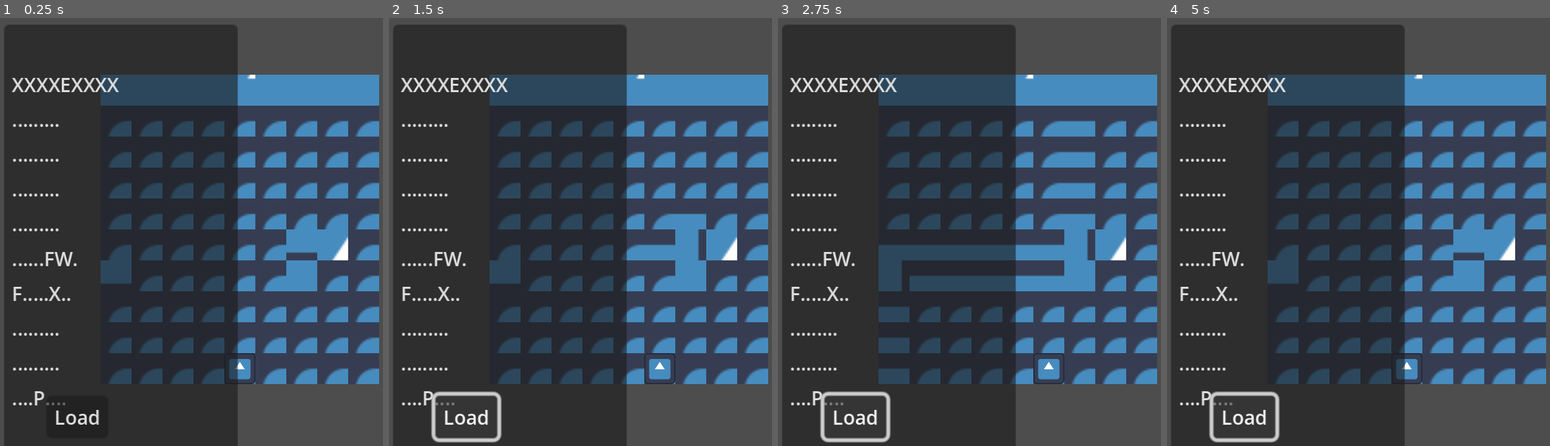
Above: before the commit, frames 1-4 (left to right).
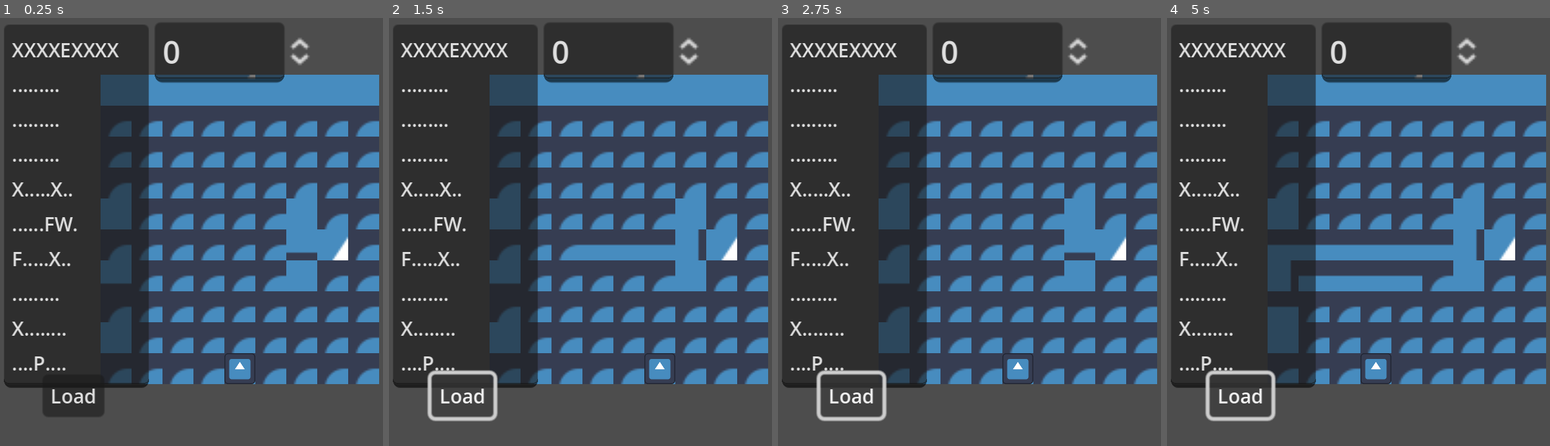
Above: after the commit, the same moments.

Repository: lucaspoffo/LD54
Game: Godot game, scene res://Game.tscn
Same seed, same stepped clock (60 frames per second), same inputs: the game is played once before the commit and once after it. The engine's default icon, where the game draws it, is replaced by a stand-in: a white triangle on a blue panel in a dark square.
Inputs:
- Up to frame 1 (0.25 s): no input
- Up to frame 2 (1.5 s): click "Load" at 0.5 s; hold D (move_right) from 1.28 s (still down); hold Z (undo) from 1.28 s (still down)
- Up to frame 3 (2.75 s): release D (move_right) at 2.03 s; release Z (undo) at 2.03 s; hold S (move_down) from 2.03 s (still down); tap Z (undo) at 2.1 s
- Up to frame 4 (5 s): release S (move_down) at 2.78 s; hold D (move_right) 2.78-3.53 s; hold Z (undo) 2.78-3.53 s; hold W (move_up) 3.53-4.28 s; tap Z (undo) at 3.6 s; hold A (move_left) from 4.28 s (still down); hold Z (undo) from 4.28 s (still down); tap R (reset) at 4.9 s

The runs differ from the first frame. In frame 1, 29% of the frame differs, in the area x 1-83%, y 1-100%; in frame 2, 29%; in frame 3, 30%; in frame 4, 30%.

Commit message:
Main gameplay working

Diff:
--- a/Game.tscn
+++ b/Game.tscn
@@ -109,7 +109,7 @@
 layout_mode = 0
 offset_left = -50.0
 offset_top = -26.0
-offset_right = 71.0
+offset_right = 25.0
 offset_bottom = 152.0
 theme_override_fonts/font = SubResource("SystemFont_gj4f4")
 theme_override_font_sizes/font_size = 10
@@ -127,12 +127,20 @@
 
 [node name="Button" type="Button" parent="LevelEditor"]
 layout_mode = 0
-offset_left = -28.0
-offset_top = 166.0
-offset_right = 4.0
-offset_bottom = 188.0
+offset_left = -30.0
+offset_top = 155.0
+offset_right = 2.0
+offset_bottom = 177.0
 theme_override_font_sizes/font_size = 10
 text = "Load"
 
+[node name="SpinBox" type="SpinBox" parent="LevelEditor"]
+layout_mode = 0
+offset_left = 28.0
+offset_top = -27.0
+offset_right = 111.062
+offset_bottom = 4.0
+
 [connection signal="text_changed" from="LevelEditor/TextEdit" to="." method="_on_text_edit_text_changed"]
 [connection signal="pressed" from="LevelEditor/Button" to="." method="_on_level_editor_button_pressed"]
+[connection signal="value_changed" from="LevelEditor/SpinBox" to="." method="_on_spin_box_value_changed"]
--- a/game.gd
+++ b/game.gd
@@ -6,7 +6,8 @@
 	PLAYER_DOWN,
 	PLAYER_LEFT,
 	PLAYER_RIGHT,
-	EXIT,
+	EXIT_CLOSED,
+	EXIT_OPENED,
 	FLOWER,
 	FLOWER_BLOOMED,
 	ROCK,
@@ -17,7 +18,11 @@
 	ROOT_DOWN,
 }
 
+signal level_completed
+
 var grid: Array[Tile] = []
+var flower_seeds := 0
+
 @onready var tile_map: TileMap = $TileMap
 @onready var player: Node = $Player
 
@@ -30,33 +35,38 @@
 
 var undo_state: Array = []
 
-var level = """
+var level_complete := false
+
+# [Flower seeds, Level Text]
+var current_level = [1, """\
 XXXXEXXXX
 .........
 .........
 .........
-.........
+X.....X..
 ......FW.
 F.....X..
 .........
-.........
-....P....
-"""
+X........
+....P...."""]
 
 # Called when the node enters the scene tree for the first time.
 func _ready():
-	text_edit.text = level
-	load_level(level)
-
-func load_level(text: String):
+	text_edit.text = current_level[1]
+	load_level(current_level)
+
+func load_level(level: Array):
+	level_complete = false
 	grid.clear()
 	undo_state.clear()
+	flower_seeds = level[0]
+	var text = level[1]
 	for x in text:
 		match x:
 			".":
 				grid.push_back(Tile.NOTHING)
 			"E":
-				grid.push_back(Tile.EXIT)
+				grid.push_back(Tile.EXIT_CLOSED)
 			"W":
 				grid.push_back(Tile.WATER)
 			"X":
@@ -66,7 +76,6 @@
 			"P":
 				grid.push_back(Tile.PLAYER_UP)
 
-	undo_state.push_back(grid.duplicate())
 	for x in range(WIDTH):
 		for y in range(HEIGHT):
 			var index = x + y * WIDTH
@@ -80,13 +89,36 @@
 
 	push_error("Player not found")
 	return Vector2i.ZERO
+
+func exit_pos() -> Vector2i:
+	for i in grid.size():
+		if grid[i] == Tile.EXIT_CLOSED or grid[i] == Tile.EXIT_OPENED:
+			return Vector2i(i % WIDTH, i / WIDTH)
+
+	push_error("Exit not found")
+	return Vector2i.ZERO
+
+func player_can_move(direction: Vector2i) -> bool:
+	var next_pos := player_pos() + direction
+	var next_tile := get_tile(next_pos)
+	match next_tile:
+		Tile.NOTHING, Tile.EXIT_OPENED:
+			return true
+	return false
+
+func can_place_flower(pos: Vector2i) -> bool:
+	var tile := get_tile(pos)
+	match tile:
+		Tile.NOTHING:
+			return true
+	return false
 
 func player_move(direction: Vector2i):
 	var current_pos := player_pos()
 	var next_pos := current_pos + direction
 	var next_tile := get_tile(next_pos)
 	match next_tile:
-		Tile.NOTHING, Tile.EXIT:
+		Tile.NOTHING:
 			player.position = $TileMap.map_to_local(next_pos)
 			match direction:
 				Vector2i.UP:
@@ -97,8 +129,11 @@
 					set_tile(next_pos, Tile.PLAYER_LEFT)
 				Vector2i.RIGHT:
 					set_tile(next_pos, Tile.PLAYER_RIGHT)
-
 			set_tile(current_pos, Tile.NOTHING)
+		Tile.EXIT_OPENED:
+			set_tile(next_pos, Tile.PLAYER_UP)
+			level_completed.emit()
+			level_complete = true
 
 func get_tile(position: Vector2i) -> Tile:
 	if position.x < 0 or position.x >= WIDTH or position.y < 0 or position.y >= HEIGHT:
@@ -116,8 +151,10 @@
 			tile_map.set_cell(1, position, 0, Vector2i(3, 2))
 		Tile.ROCK:
 			tile_map.set_cell(1, position, 0, Vector2i(3, 5))
-		Tile.EXIT:
+		Tile.EXIT_CLOSED:
 			tile_map.set_cell(1, position, 0, Vector2i(2, 4))
+		Tile.EXIT_OPENED:
+			tile_map.set_cell(1, position, 0, Vector2i(7, 1))
 		Tile.PLAYER_UP, Tile.PLAYER_DOWN, Tile.PLAYER_LEFT, Tile.PLAYER_RIGHT:
 			player.position = tile_map.map_to_local(position)
 		Tile.FLOWER:
@@ -128,36 +165,29 @@
 			tile_map.set_cell(1, position, 0, Vector2i(4, 1))
 
 func _input(event):
-	if updating_world:
+	if updating_world || level_complete:
 		return
 	if event.is_action_pressed("show_editor"):
 		$LevelEditor.visible = !$LevelEditor.visible
+	if event.is_action_pressed("place_flower"):
+		place_flower()
 	if event.is_action_pressed("move_up"):
-		undo_state.push_back(grid.duplicate())
-		player_move(Vector2i.UP)
-		update_world()
+		move(Vector2i.UP)
 	if event.is_action_pressed("move_down"):
-		undo_state.push_back(grid.duplicate())
-		player_move(Vector2i.DOWN)
-		update_world()
+		move(Vector2i.DOWN)
 	if event.is_action_pressed("move_left"):
-		undo_state.push_back(grid.duplicate())
-		player_move(Vector2i.LEFT)
-		update_world()
+		move(Vector2i.LEFT)
 	if event.is_action_pressed("move_right"):
-		undo_state.push_back(grid.duplicate())
-		player_move(Vector2i.RIGHT)
-		update_world()
+		move(Vector2i.RIGHT)
 	if event.is_action_pressed("undo"):
 		undo()
 	if event.is_action_pressed("reset"):
 		reset()
 
-
 func update_world():
 	updating_world = true
 	while update_world_tiles():
-		await get_tree().create_timer(.1).timeout
+		await get_tree().create_timer(.05).timeout
 	updating_world = false
 
 func update_world_tiles() -> bool:
@@ -215,23 +245,72 @@
 
 	return false
 
+func move(direction: Vector2i):
+	if player_can_move(direction):
+		undo_state.push_back([flower_seeds, grid.duplicate()])
+		player_move(direction)
+		await update_world()
+		check_open_gate()
+
+func place_flower():
+	if flower_seeds == 0:
+		return
+
+	var direction := Vector2i.UP
+	for x in grid:
+		match x:
+			Tile.PLAYER_UP:
+				direction = Vector2i.UP
+			Tile.PLAYER_DOWN:
+				direction = Vector2i.DOWN
+			Tile.PLAYER_LEFT:
+				direction = Vector2i.LEFT
+			Tile.PLAYER_DOWN:
+				direction = Vector2i.DOWN
+	var flower_pos := player_pos() + direction
+	if can_place_flower(flower_pos):
+		undo_state.push_back([flower_seeds, grid.duplicate()])
+		flower_seeds -= 1
+		set_tile(flower_pos, Tile.FLOWER)
+		await update_world()
+		check_open_gate()
+
+func check_open_gate():
+	# If exit already open or won, do nothing
+	if exit_opened() || level_complete:
+		return
+
+	var all_flowers_bloomed = true
+	for x in grid:
+		if x == Tile.FLOWER:
+			all_flowers_bloomed = false
+	if flower_seeds == 0 and all_flowers_bloomed:
+		set_tile(exit_pos(), Tile.EXIT_OPENED)
+
+func exit_opened():
+	for x in grid:
+		if x == Tile.EXIT_OPENED:
+			return true
+	return false
+
 func undo():
-	print(len(undo_state))
 	if len(undo_state) > 0:
 		var state = undo_state.pop_back()
+		var level = state[1]
+		flower_seeds = state[0]
 		for x in range(WIDTH):
 			for y in range(HEIGHT):
 				var index = x + y * WIDTH
-				# print(state[index])
-				set_tile(Vector2i(x, y), state[index])
-		if len(undo_state) == 0:
-			undo_state.push_back(state)
+				set_tile(Vector2i(x, y), level[index])
 
 func reset():
-	load_level(level)
+	load_level(current_level)
 
 func _on_text_edit_text_changed():
-	level = text_edit.text
+	current_level[1] = text_edit.text
 
 func _on_level_editor_button_pressed():
-	load_level(level)
+	load_level(current_level)
+
+func _on_spin_box_value_changed(value):
+	current_level[0] = value
--- a/project.godot
+++ b/project.godot
@@ -64,6 +64,11 @@
 "events": [Object(InputEventKey,"resource_local_to_scene":false,"resource_name":"","device":-1,"window_id":0,"alt_pressed":false,"shift_pressed":false,"ctrl_pressed":false,"meta_pressed":false,"pressed":false,"keycode":0,"physical_keycode":82,"key_label":0,"unicode":114,"echo":false,"script":null)
 ]
 }
+place_flower={
+"deadzone": 0.5,
+"events": [null, Object(InputEventKey,"resource_local_to_scene":false,"resource_name":"","device":-1,"window_id":0,"alt_pressed":false,"shift_pressed":false,"ctrl_pressed":false,"meta_pressed":false,"pressed":false,"keycode":0,"physical_keycode":32,"key_label":0,"unicode":32,"echo":false,"script":null)
+]
+}
 
 [rendering]
 
